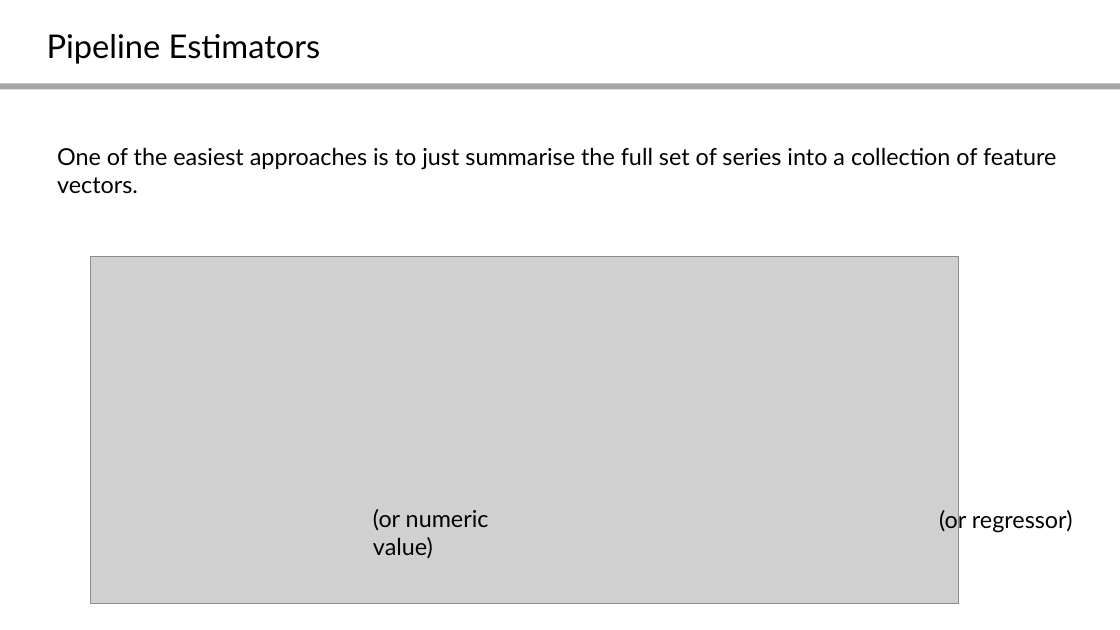
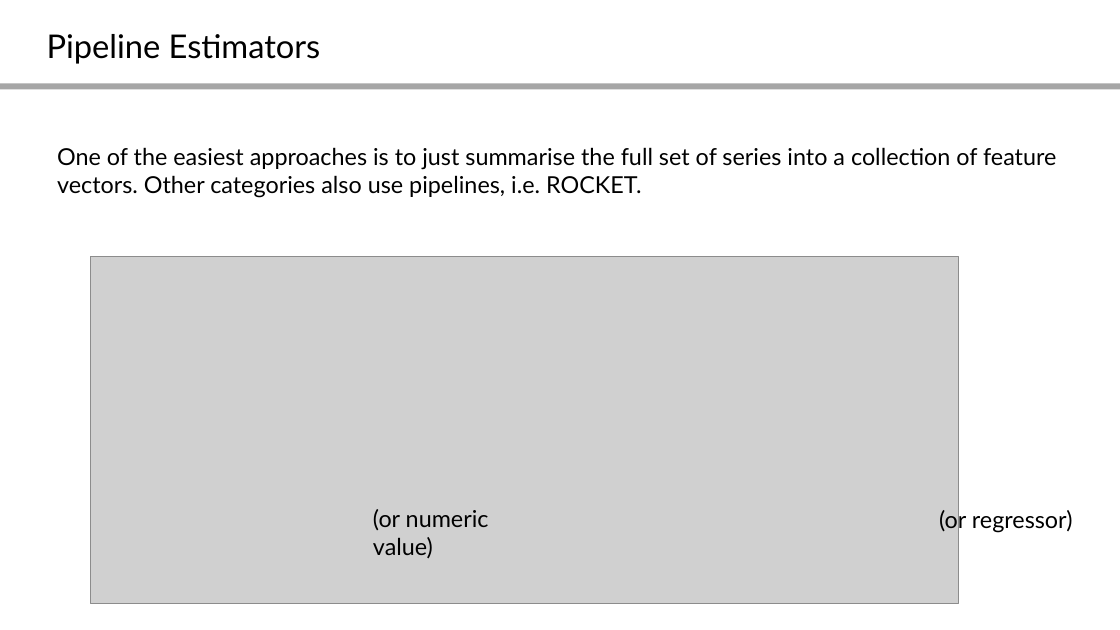
Before and after one commit to aeon-toolkit/aeon-tutorials, a slide deck: slide 2 of KDD-2024/Slides/part4_feature_based.pptx (slide 3 before the commit). Drawn at 1120x630 pixels with LibreOffice and Linux fonts; fonts in the diff are those of the drawing; grey boxes stand for pictures. Boxes give left, top, right and bottom in pixels: in the first picture for what was removed or moved away, otherwise in the second. Text is boxed around its words. In the diff, an @@ line names an element or a change of style, - is before the commit and + after.

```diff
--- a/KDD-2024/Slides/part4_feature_based.pptx
+++ b/KDD-2024/Slides/part4_feature_based.pptx
@@ text at box(57, 147, 1056, 198): text changed @@
-One of the easiest approaches is to just summarise the full set of series into a collection of feature vectors.
+One of the easiest approaches is to just summarise the full set of series into a collection of feature vectors. Other categories also use pipelines, i.e. ROCKET.
```
Also in this commit, not shown: 4 other slides changed, 1 slide removed, 2 other files.
